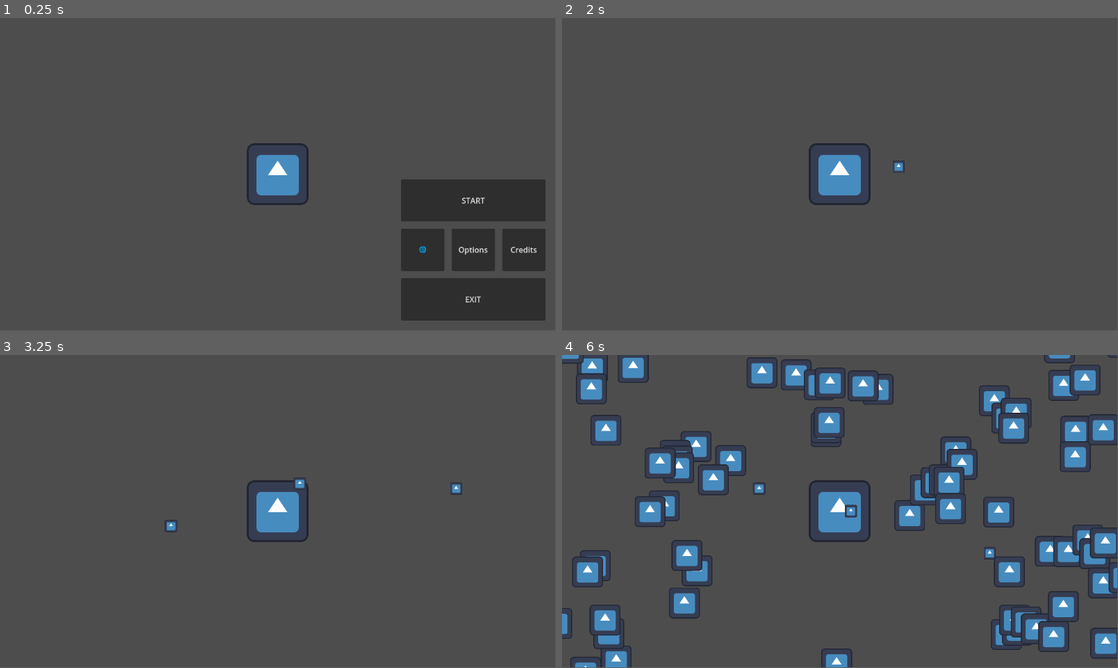
Above: before the commit, frames 1-4 (two rows, left to right).
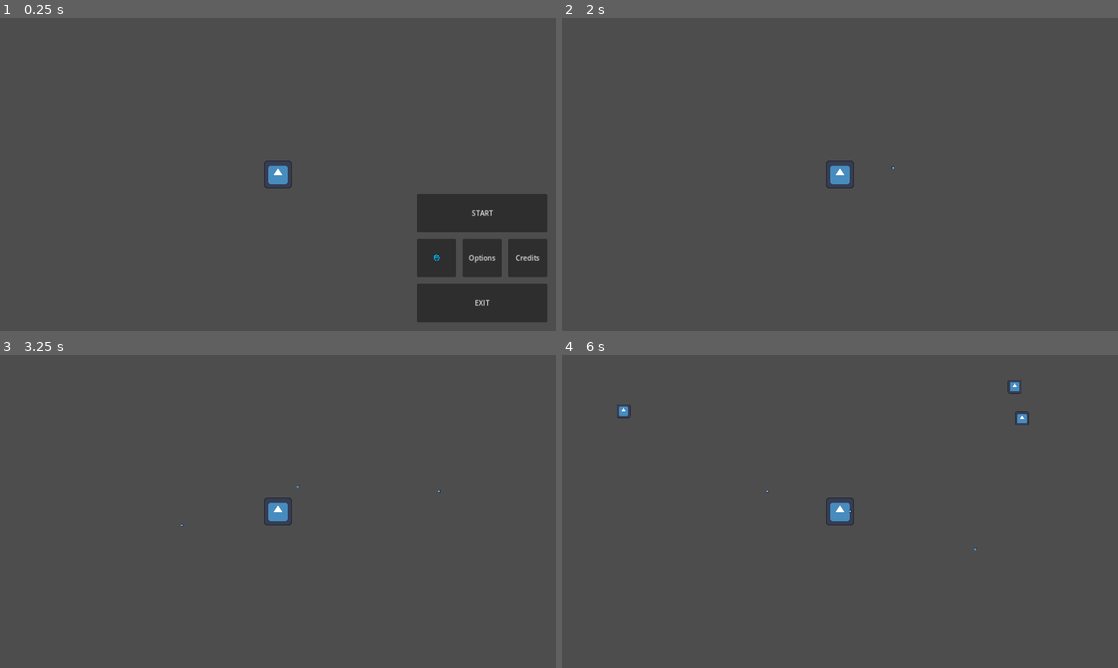
Above: after the commit, the same moments.

Repository: jiho7407/ZXCviver
Game: Godot game, scene res://main_screen.tscn
Same seed, same stepped clock (60 frames per second), same inputs: the game is played once before the commit and once after it. The engine's default icon, where the game draws it, is replaced by a stand-in: a white triangle on a blue panel in a dark square.
Inputs (mouse positions are in pixels of both pictures, inside the frame that each line leads up to):
- Up to frame 1 (0.25 s): no input
- Up to frame 2 (2 s): click "START" at 0.5 s; tap Enter at 1.25 s; move the mouse to (962, 158) at 1.27 s; tap X (shoot_x) at 1.35 s
- Up to frame 3 (3.25 s): move the mouse to (166, 527) at 2.02 s; tap Z (shoot_z) at 2.1 s; move the mouse to (333, 442) at 2.77 s; tap X (shoot_x) at 2.85 s
- Up to frame 4 (6 s): move the mouse to (812, 574) at 3.52 s; tap Z (shoot_z) at 3.6, 5.1 s; move the mouse to (1006, 558) at 4.27 s; tap X (shoot_x) at 4.35, 5.85 s; move the mouse to (673, 464) at 5.02 s; move the mouse to (867, 511) at 5.77 s
In our replay, the window is 799x449 before the commit and 800x450 after it. These sizes can differ from the game's own. Grey fills any space a smaller window leaves; there, only what the larger window draws over its background counts as a difference.

The runs differ from the first frame. In frame 1, 6.1% of the frame differs, in the area x 44-99%, y 40-98%; in frame 2, 1.2%; in frame 3, 1.3%; in frame 4, 17%, in the area x 0-100%, y 0-100%.

Commit message:
mouse custom cursor 추가, 적 respawn timer 추가

Diff:
--- a/bullet.gd
+++ b/bullet.gd
@@ -1,7 +1,7 @@
 extends Area2D
 
 var direction: Vector2
-var speed: float = 200
+var speed: float = 400
 
 func _process(delta):
 	position += direction * speed * delta
--- a/bullet.tscn
+++ b/bullet.tscn
@@ -4,12 +4,13 @@
 [ext_resource type="Texture2D" uid="uid://cxxk8sree3cnq" path="res://icon.svg" id="2_0m2dw"]
 
 [sub_resource type="RectangleShape2D" id="RectangleShape2D_b81xg"]
+size = Vector2(126, 126)
 
 [node name="bullet" type="Area2D" groups=["bullet"]]
+scale = Vector2(0.1, 0.1)
 script = ExtResource("1_gm4e0")
 
 [node name="Sprite2D" type="Sprite2D" parent="."]
-scale = Vector2(0.2, 0.2)
 texture = ExtResource("2_0m2dw")
 
 [node name="CollisionShape2D" type="CollisionShape2D" parent="."]
--- a/enemy_preset.tscn
+++ b/enemy_preset.tscn
@@ -7,7 +7,7 @@
 size = Vector2(120, 120)
 
 [node name="EnemyPreset" type="CharacterBody2D"]
-scale = Vector2(0.5, 0.5)
+scale = Vector2(0.25, 0.25)
 script = ExtResource("1_nx40n")
 
 [node name="Sprite2D" type="Sprite2D" parent="."]
--- a/game.gd
+++ b/game.gd
@@ -4,12 +4,13 @@
 var EnemyPresetScene = preload("res://enemy_preset.tscn")
 # Called when the node enters the scene tree for the first time.
 func _ready():
-	pass
+	$EnemySpawnTimer.wait_time = 0.5
+	$EnemySpawnTimer.start()
 
 
 # Called every frame. 'delta' is the elapsed time since the previous frame.
 func _process(delta):
-	spawn_enemy() # 여기에 있는 이 함수 때문에 지금은 매 프레임마다 enemy 스폰 됨. 나중에 당연히 수정 필요.
+	pass
 
 func spawn_enemy():
 
@@ -40,3 +41,8 @@
 	new_enemy.position = spawn_position
 
 	self.add_child(new_enemy)
+
+
+func _on_enemy_spawn_timer_timeout():
+	spawn_enemy()
+	$EnemySpawnTimer.start()
--- a/game.tscn
+++ b/game.tscn
@@ -9,3 +9,7 @@
 [node name="Sprite2D" type="Sprite2D" parent="."]
 
 [node name="Player" parent="." instance=ExtResource("1_8dgp0")]
+
+[node name="EnemySpawnTimer" type="Timer" parent="."]
+
+[connection signal="timeout" from="EnemySpawnTimer" to="." method="_on_enemy_spawn_timer_timeout"]
--- a/main_screen.tscn
+++ b/main_screen.tscn
@@ -16,8 +16,8 @@
 [node name="CanvasLayer" type="CanvasLayer" parent="."]
 
 [node name="MarginContainer" type="MarginContainer" parent="CanvasLayer"]
-offset_right = 1152.0
-offset_bottom = 648.0
+offset_right = 1280.0
+offset_bottom = 720.0
 theme_override_constants/margin_left = 20
 theme_override_constants/margin_top = 20
 theme_override_constants/margin_right = 20
@@ -36,7 +36,7 @@
 theme_override_constants/separation = 15
 
 [node name="CenterContainer" type="CenterContainer" parent="CanvasLayer/MarginContainer/HBoxContainer/VBoxContainer"]
-custom_minimum_size = Vector2(0, 300)
+custom_minimum_size = Vector2(0, 370)
 layout_mode = 2
 
 [node name="Start" type="Button" parent="CanvasLayer/MarginContainer/HBoxContainer/VBoxContainer"]
--- a/player.tscn
+++ b/player.tscn
@@ -4,6 +4,7 @@
 [ext_resource type="PackedScene" uid="uid://pnn5600gi84x" path="res://gun_preset.tscn" id="2_ikwyo"]
 
 [node name="Player" type="CharacterBody2D"]
+scale = Vector2(0.5, 0.5)
 
 [node name="Camera2D" type="Camera2D" parent="."]
 
--- a/project.godot
+++ b/project.godot
@@ -19,6 +19,15 @@
 
 Player="*res://player.tscn"
 
+[display]
+
+window/size/viewport_width=1280
+window/size/viewport_height=720
+window/stretch/mode="canvas_items"
+mouse_cursor/custom_image="res://Interface/crosshair.png"
+mouse_cursor/custom_image_hotspot=Vector2(20, 20)
+mouse_cursor/tooltip_position_offset=Vector2(0, 0)
+
 [input]
 
 shoot_z={
Binary file added: Interface/crosshair.png
Not shown, added: Interface/crosshair.png.import
